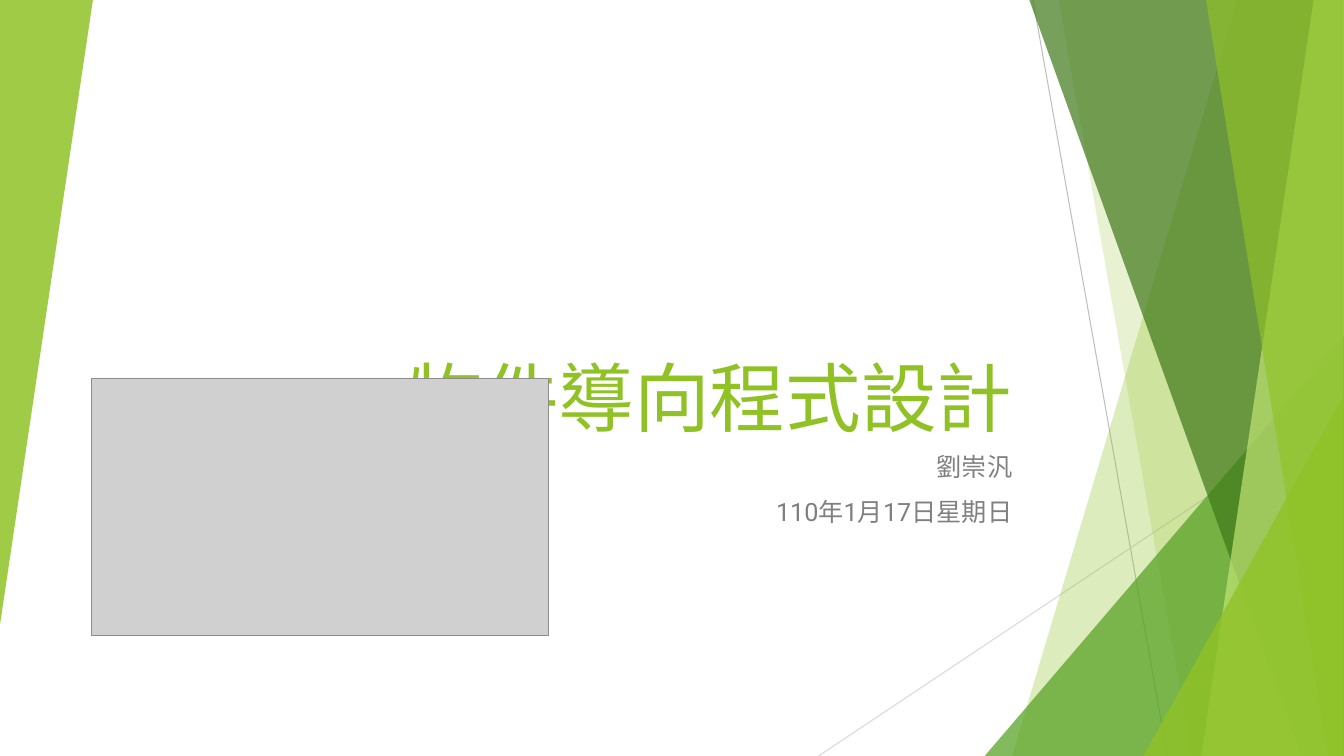
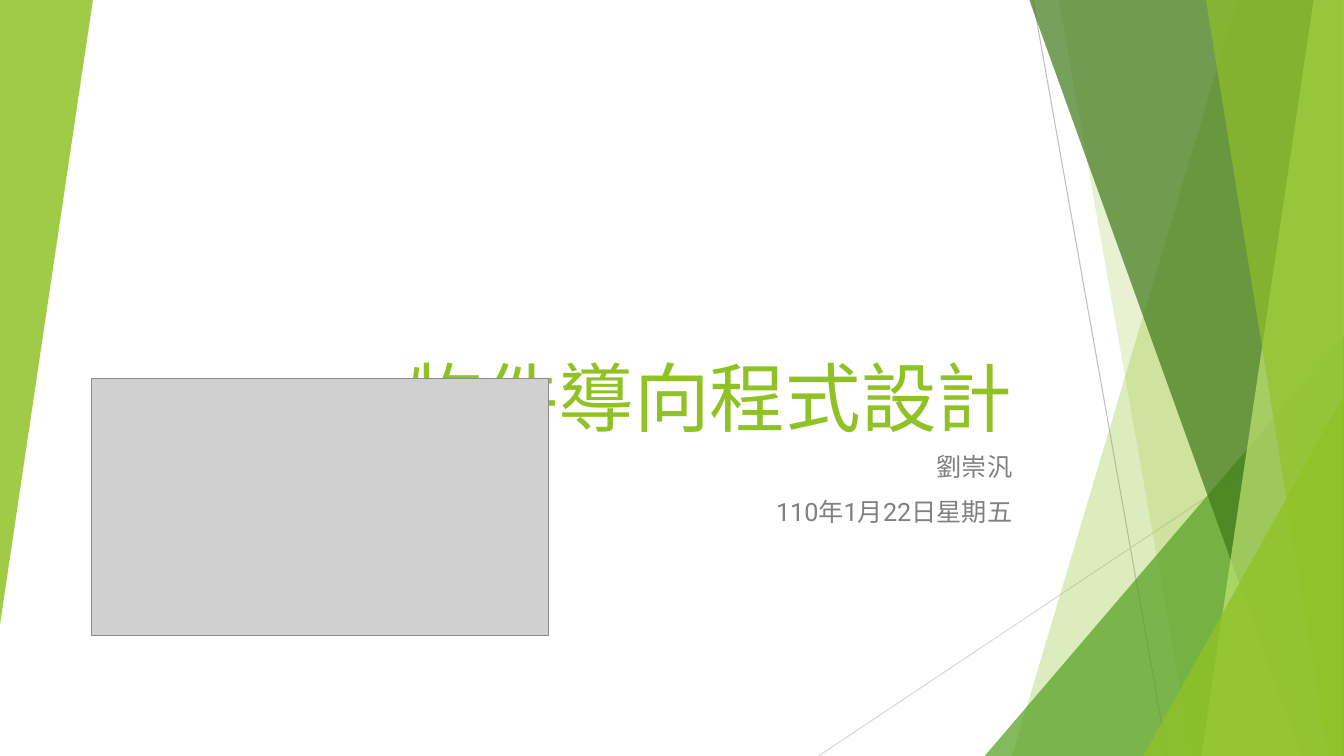
Before and after one commit to liulawsi/My_PPTs, a slide deck: slide 1 of LCC/Java/10_物件導向程式設計.pptx. Drawn at 1344x756 pixels with LibreOffice and Linux fonts; fonts in the diff are those of the drawing; grey boxes stand for pictures. Boxes give left, top, right and bottom in pixels: in the first picture for what was removed or moved away, otherwise in the second. Text is boxed around its words. In the diff, an @@ line names an element or a change of style, - is before the commit and + after.

```diff
--- a/LCC/Java/10_物件導向程式設計.pptx
+++ b/LCC/Java/10_物件導向程式設計.pptx
@@ subtitle at box(776, 500, 1012, 523): text changed @@
-110年1月17日星期日
+110年1月22日星期五
```
Also in this commit, not shown: 7 other slides changed, 4 slides added, 4 other files.
